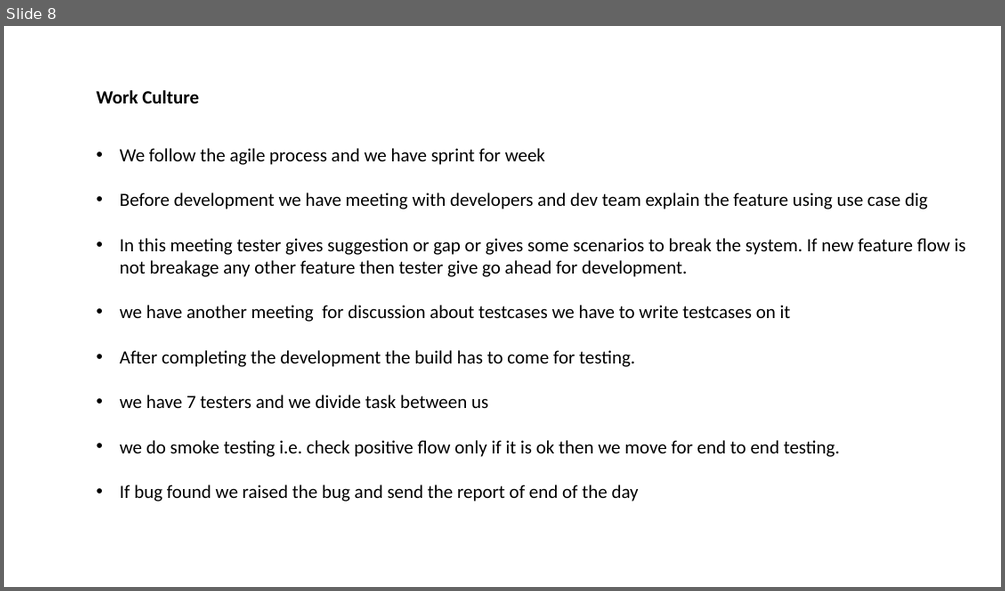
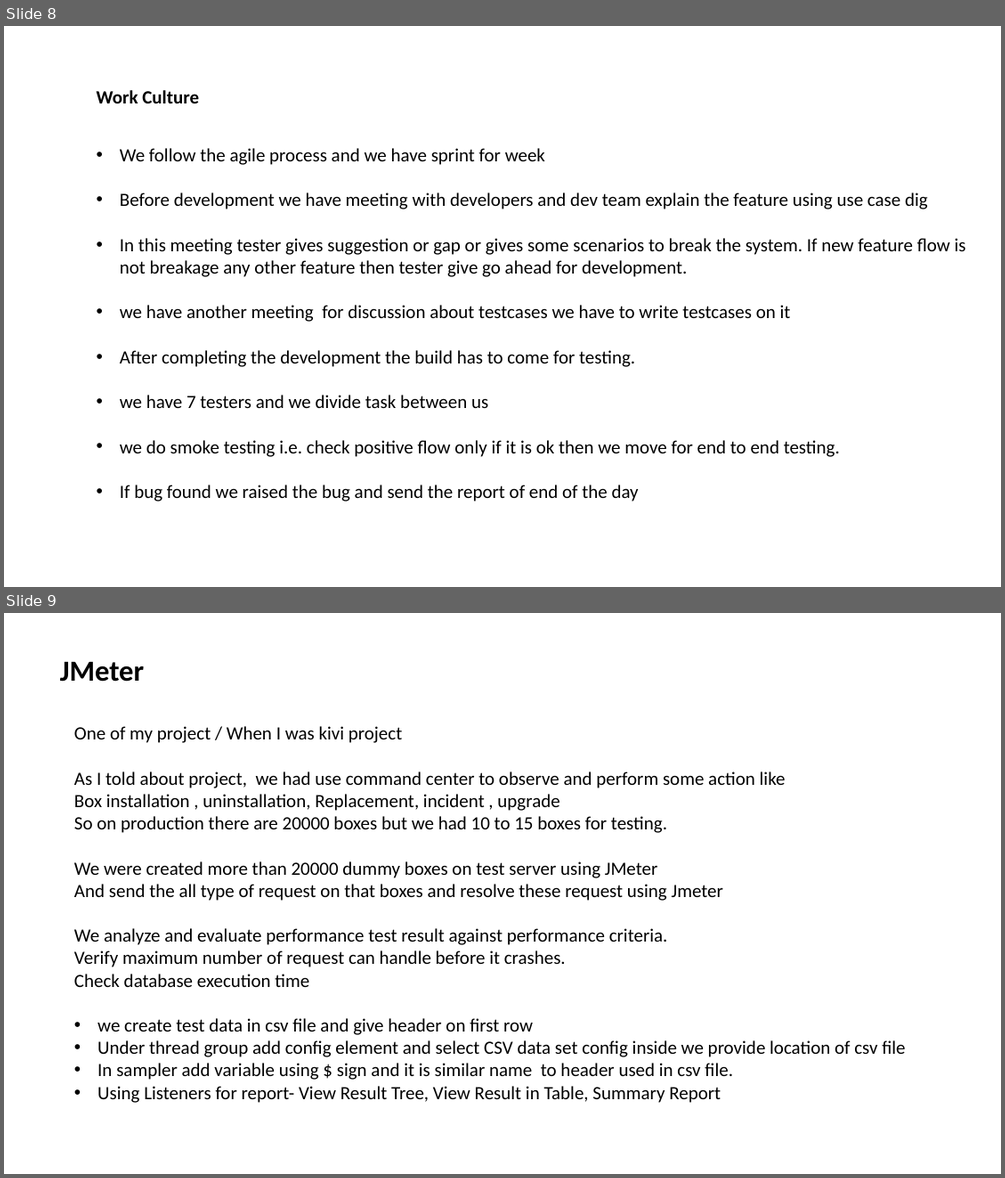
Before and after one commit to rohitb13/images, a slide deck: Combilne_Doc/For_KPIT_IP.pptx. Shown one above the other, each under a label of ours: slide 8 before the commit, slides 8 and 9 after it. The pictures are 1005x591 and 1005x1178 pixels, drawn with LibreOffice and Linux fonts; fonts in the diff are those of the drawing. Boxes give left, top, right and bottom in pixels: in the first picture for what was removed or moved away, otherwise in the second. Text is boxed around its words. In the diff, an @@ line names an element or a change of style, - is before the commit and + after.

```diff
--- a/Combilne_Doc/For_KPIT_IP.pptx
+++ b/Combilne_Doc/For_KPIT_IP.pptx
@@ slide 9 added at [4,613,1001,1174], background #FFFFFF @@
@@ text added at [60,661,144,682], 28 pt, text #000000, bold @@
+JMeter
@@ text added at [74,726,905,1103], 18 pt, text #000000 @@
+One of my project / When I was kivi project
+As I told about project, we had use command center to observe and perform some action like
+Box installation , uninstallation, Replacement, incident , upgrade
+So on production there are 20000 boxes but we had 10 to 15 boxes for testing.
+We were created more than 20000 dummy boxes on test server using JMeter
+And send the all type of request on that boxes and resolve these request using Jmeter
+We analyze and evaluate performance test result against performance criteria.
+Verify maximum number of request can handle before it crashes.
+Check database execution time
+• we create test data in csv file and give header on first row
+• Under thread group add config element and select CSV data set config inside we provide location of csv file
+• In sampler add variable using $ sign and it is similar name to header used in csv file.
+• Using Listeners for report- View Result Tree, View Result in Table, Summary Report
```
Also in this commit, not shown: 5 other slides added, 1 other file.
